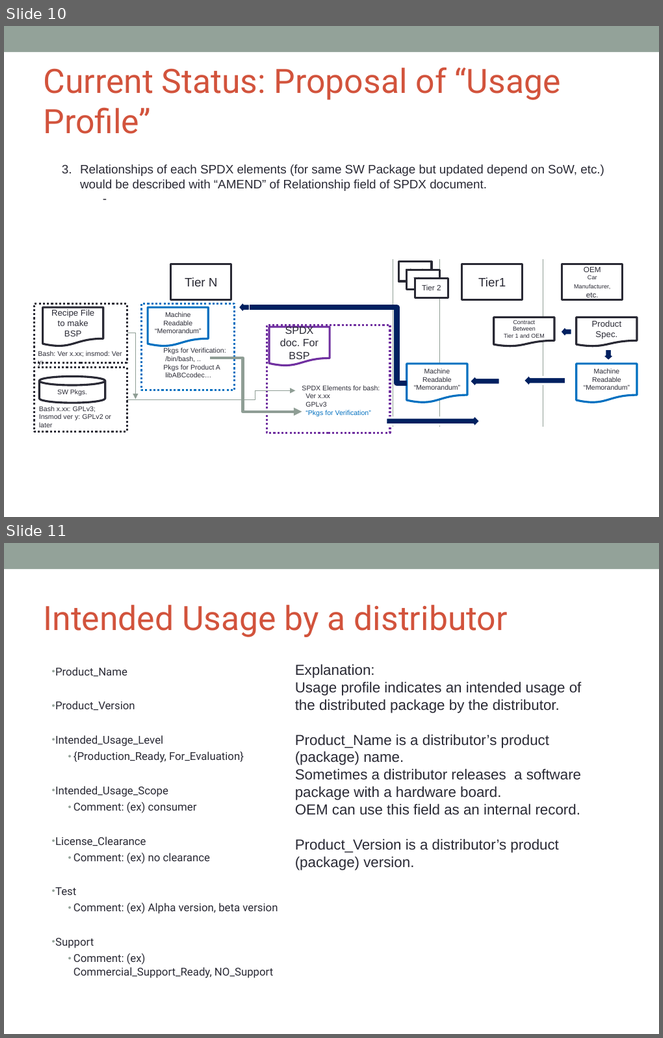
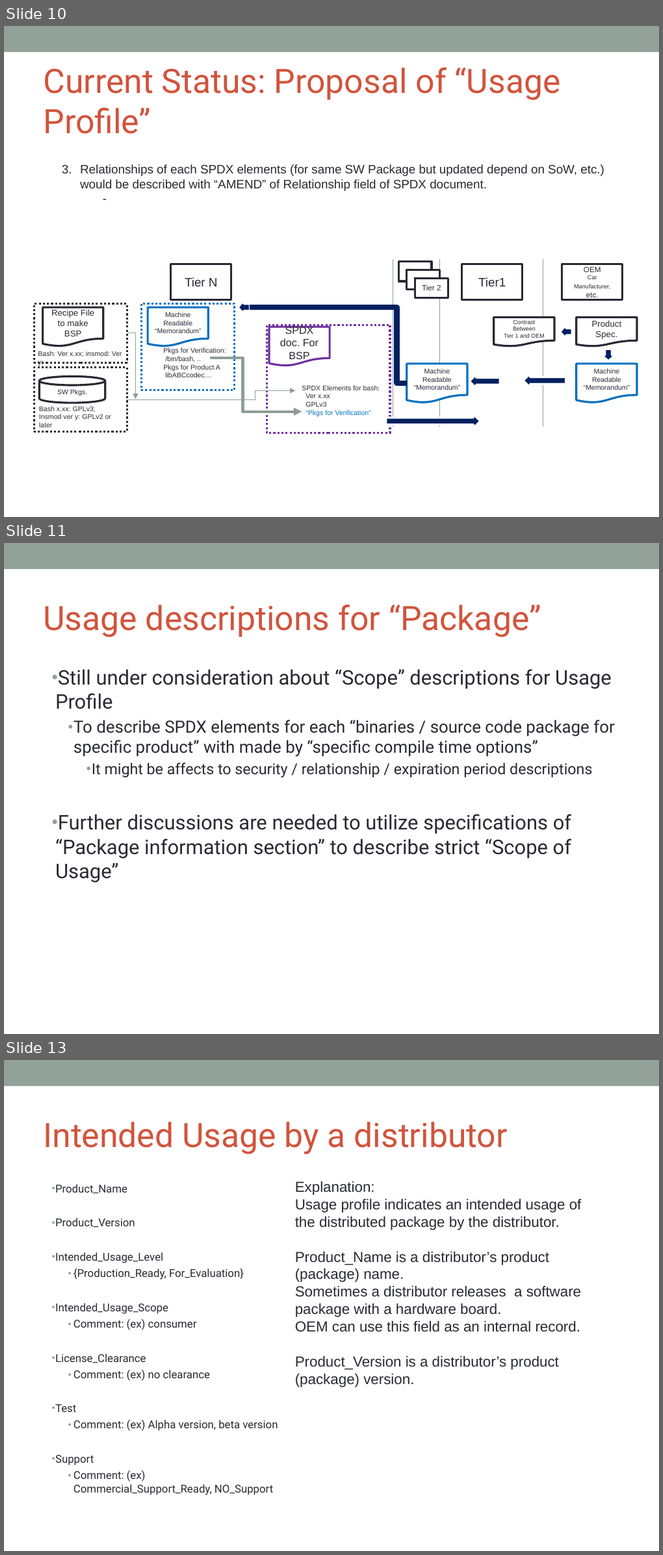
Before and after one commit to OpenChain-Project/OpenChain-JWG, a slide deck: License-Info-Exchange/UsageProfile/Proposal/Background_of_Proposal_of_UsageProfile_CC0.pptx. Shown one above the other, each under a label of ours: slides 10 and 11 before the commit, slides 10, 11 and 13 after it; the slides between them are not shown. The pictures are 663x1038 and 663x1555 pixels, drawn with LibreOffice and Linux fonts; fonts in the diff are those of the drawing; background and template pictures are left out. Boxes give left, top, right and bottom in pixels: in the first picture for what was removed or moved away, otherwise in the second. Text is boxed around its words. In the diff, an @@ line names an element or a change of style, - is before the commit and + after.

```diff
--- a/License-Info-Exchange/UsageProfile/Proposal/Background_of_Proposal_of_UsageProfile_CC0.pptx
+++ b/License-Info-Exchange/UsageProfile/Proposal/Background_of_Proposal_of_UsageProfile_CC0.pptx
@@ slide 11 added at bbox=[4, 543, 659, 1034], background #FFFFFF; not listed: 1 template element that a slide beside it also shows @@
@@ title added at bbox=[43, 604, 542, 637], 36.9 pt, text #D2533C @@
+Usage descriptions for “Package”
@@ text added at bbox=[55, 669, 614, 883], 22.1 pt, text #292934 @@
+• Still under consideration about “Scope” descriptions for Usage Profile
+  • To describe SPDX elements for each “binaries / source code package for specific product” with made by “specific compile time options”
+    • It might be affects to security / relationship / expiration period descriptions
+• Further discussions are needed to utilize specifications of “Package information section” to describe strict “Scope of Usage”
@@ what was slide 11 is now slide 13 @@
```
Also in this commit, not shown: 2 slides changed, 1 other slide added.
